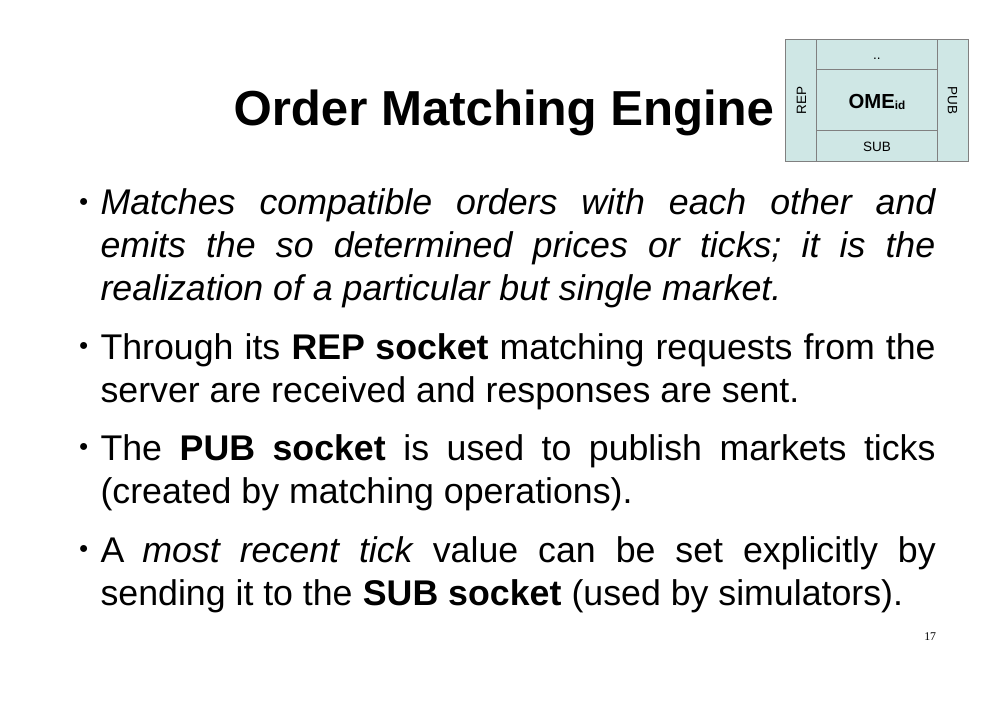
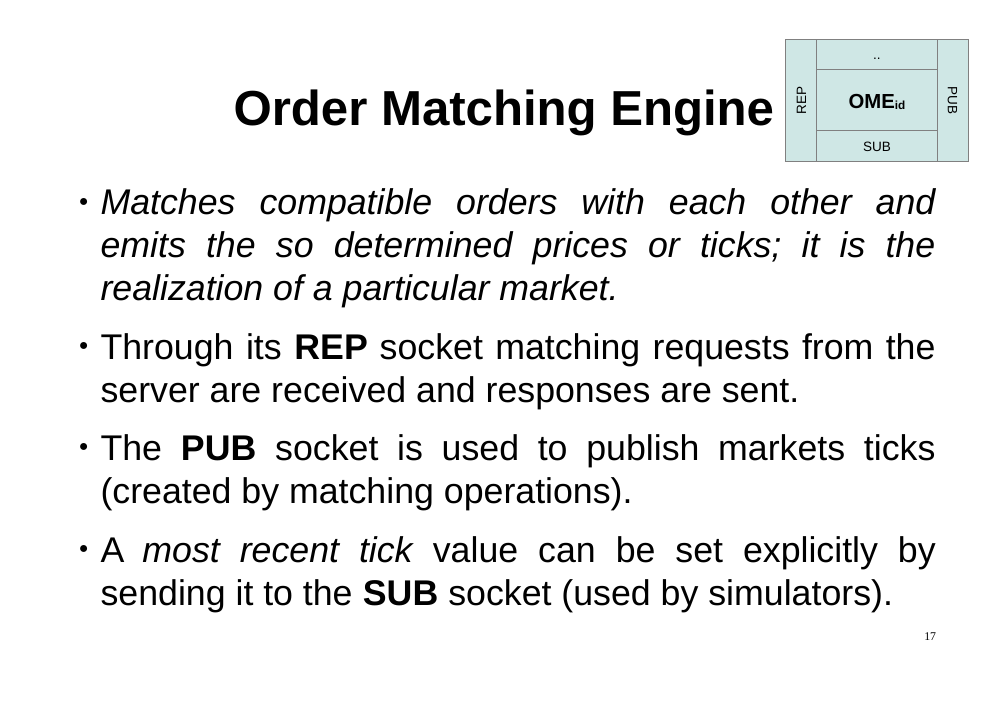
Before and after one commit to hsk81/fx-zero, a slide deck: slide 17 of doc/presentation/fx-zero.odp. Drawn at 1008x712 pixels with LibreOffice and Linux fonts; fonts in the diff are those of the drawing. Boxes give left, top, right and bottom in pixels: in the first picture for what was removed or moved away, otherwise in the second. Text is boxed around its words. In the diff, an @@ line names an element or a change of style, - is before the commit and + after.

```diff
--- a/doc/presentation/fx-zero.odp
+++ b/doc/presentation/fx-zero.odp
@@ text at box(101, 188, 936, 307): text changed @@
-● Matches compatible orders with each other and emits the so determined prices or ticks; it is the realization of a particular but single market.
+● Matches compatible orders with each other and emits the so determined prices or ticks; it is the realization of a particular market.
@@ text at box(101, 333, 936, 612): bold off in "socket", "socket", "socket" @@
```
Also in this commit, not shown: 10 other slides changed, 3 slides added, 1 slide removed, 8 other files.
